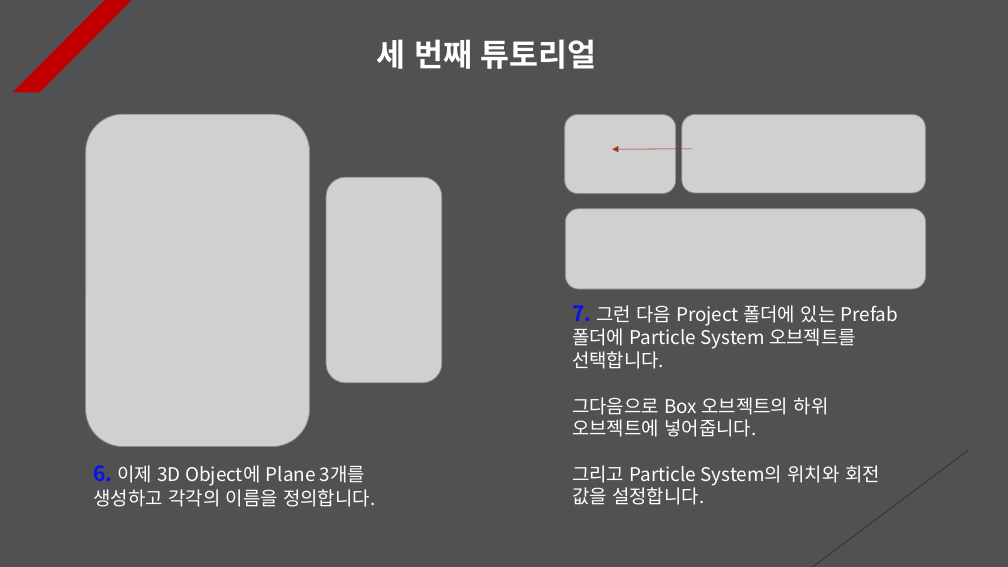
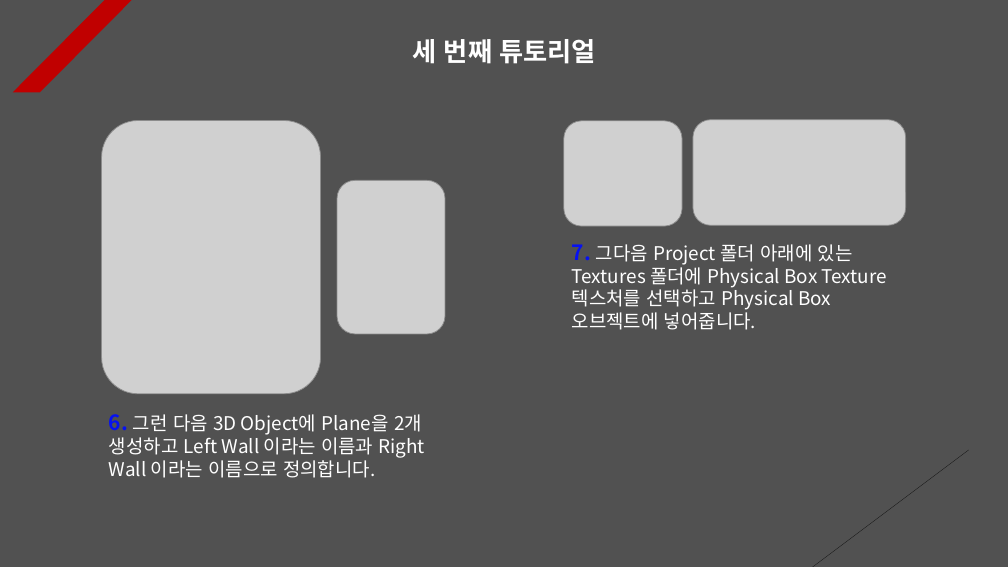
Before and after one commit to Unity2033/3D-UnityEngine, a slide deck: slide 3 of Assets/Class/Mouse Drag Function/PPT Data/Mouse Drag Example.pptx. Drawn at 1008x567 pixels with LibreOffice and Linux fonts; fonts in the diff are those of the drawing; grey boxes stand for pictures. Boxes give left, top, right and bottom in pixels: in the first picture for what was removed or moved away, otherwise in the second. Text is boxed around its words. In the diff, an @@ line names an element or a change of style, - is before the commit and + after.

```diff
--- a/Assets/Class/Mouse Drag Function/PPT Data/Mouse Drag Example.pptx
+++ b/Assets/Class/Mouse Drag Function/PPT Data/Mouse Drag Example.pptx
@@ text "세 번째 튜토리얼" at (x1=413, y1=39, x2=595, y2=64): size 30 to 25 pt; alignment left to centre @@
@@ picture resized from (x1=682, y1=114, x2=926, y2=193) to (x1=693, y1=119, x2=906, y2=225) @@
@@ picture resized from (x1=85, y1=114, x2=309, y2=447) to (x1=101, y1=120, x2=321, y2=394) @@
@@ picture resized from (x1=565, y1=114, x2=676, y2=194) to (x1=564, y1=121, x2=682, y2=226) @@
@@ arrow removed from (693, 149) to (613, 149) @@
@@ picture resized from (x1=326, y1=177, x2=442, y2=383) to (x1=337, y1=181, x2=445, y2=334) @@
@@ picture removed at (x1=566, y1=209, x2=926, y2=289) @@
@@ text added at (x1=572, y1=244, x2=887, y2=330), 18 pt, text #FFFFFF @@
+7. 그다음 Project 폴더 아래에 있는 Textures 폴더에 Physical Box Texture 텍스처를 선택하고 Physical Box 오브젝트에 넣어줍니다.
@@ text removed at (x1=572, y1=305, x2=899, y2=505) @@
-7. 그런 다음 Project 폴더에 있는 Prefab 폴더에 Particle System 오브젝트를 선택합니다.
-그다음으로 Box 오브젝트의 하위 오브젝트에 넣어줍니다.
-그리고 Particle System의 위치와 회전 값을 설정합니다.
@@ text at (x1=109, y1=414, x2=425, y2=478): text changed @@
-6. 이제 3D Object에 Plane 3개를 생성하고 각각의 이름을 정의합니다.
+6. 그런 다음 3D Object에 Plane을 2개 생성하고 Left Wall 이라는 이름과 Right Wall 이라는 이름으로 정의합니다.
```
Also in this commit, not shown: 4 other slides changed, 44 other files.
